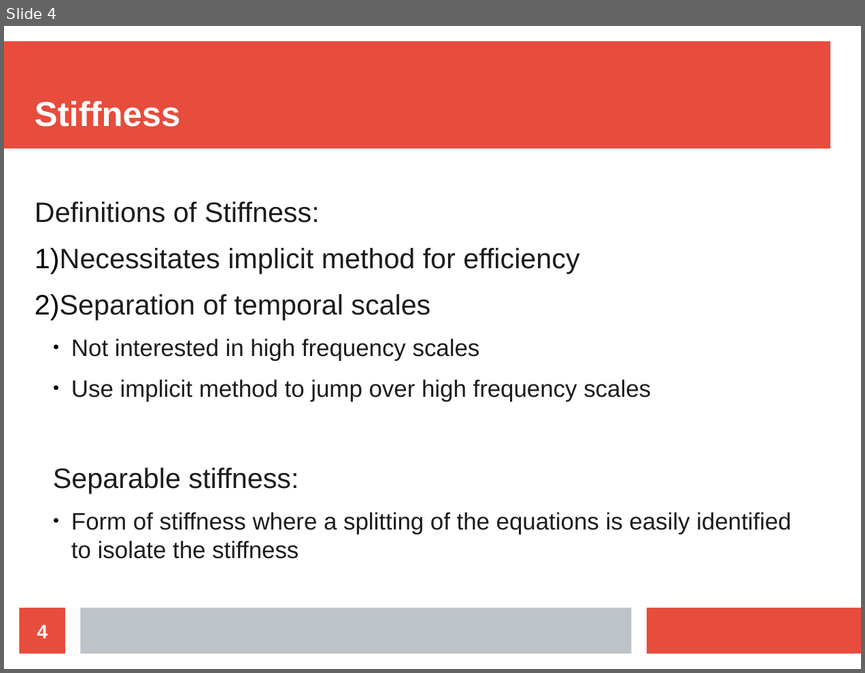
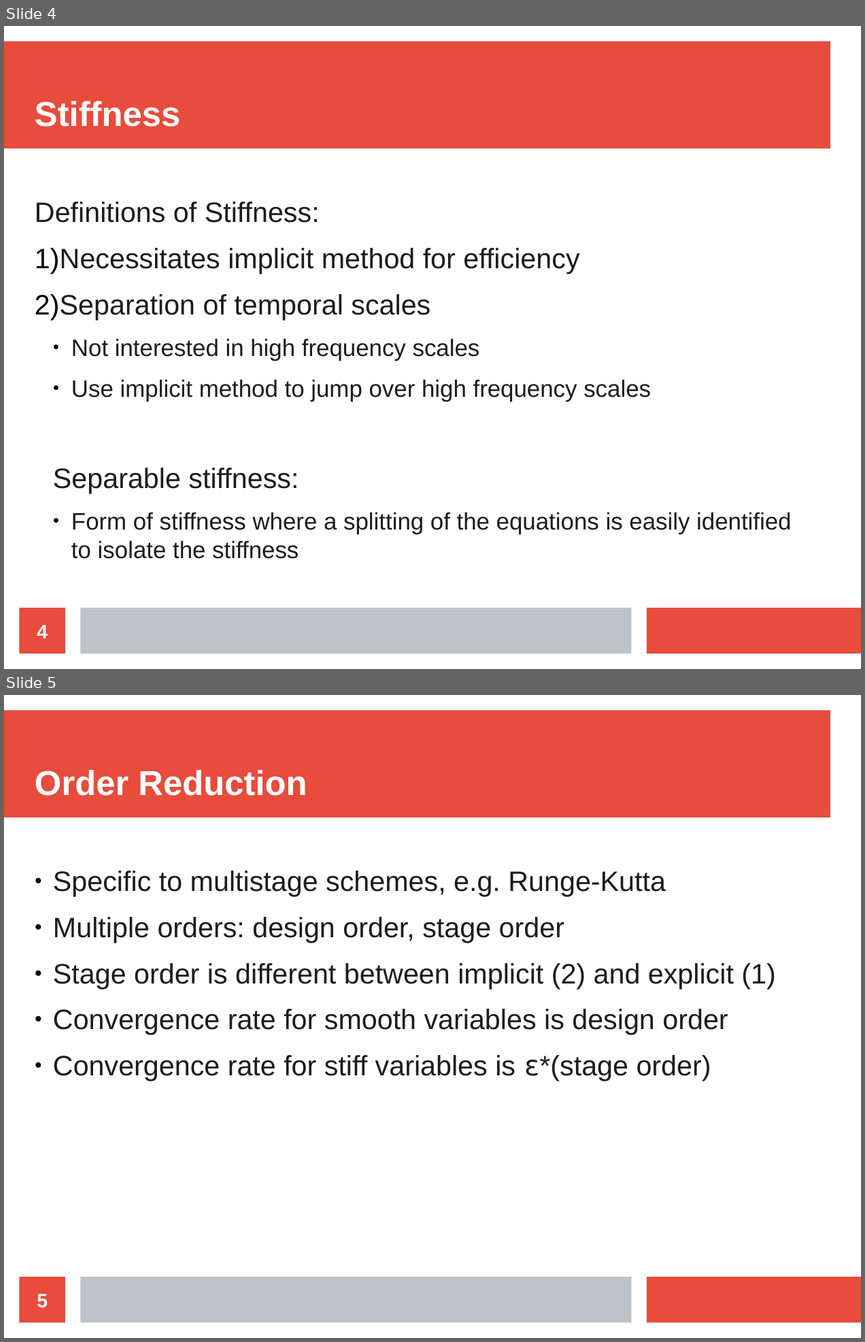
Before and after one commit to AndrewLCarpenter/runge-kutta-test, a slide deck: presentation.odp. Shown one above the other, each under a label of ours: slide 4 before the commit, slides 4 and 5 after it. The pictures are 865x673 and 865x1342 pixels, drawn with LibreOffice and Linux fonts; fonts in the diff are those of the drawing. Boxes give left, top, right and bottom in pixels: in the first picture for what was removed or moved away, otherwise in the second. Text is boxed around its words. In the diff, an @@ line names an element or a change of style, - is before the commit and + after.

```diff
--- a/presentation.odp
+++ b/presentation.odp
@@ slide 5 added at (4,695,861,1338), background #FFFFFF; not listed: 3 template elements that a slide beside it also shows @@
@@ title added at (35,770,307,796), 32 pt, text #FFFFFF, bold @@
+Order Reduction
@@ text added at (53,870,775,1081), 26 pt, text #1C1C1C @@
+● Specific to multistage schemes, e.g. Runge-Kutta
+● Multiple orders: design order, stage order
+● Stage order is different between implicit (2) and explicit (1)
+● Convergence rate for smooth variables is design order
+● Convergence rate for stiff variables is ε*(stage order)
@@ page number added at (20,1276,65,1323), fill #E74C3C, 18 pt, text #FFFFFF, bold @@
+5
```
Also in this commit, not shown: 7 slides changed, 1 slide removed, 5 other files.
